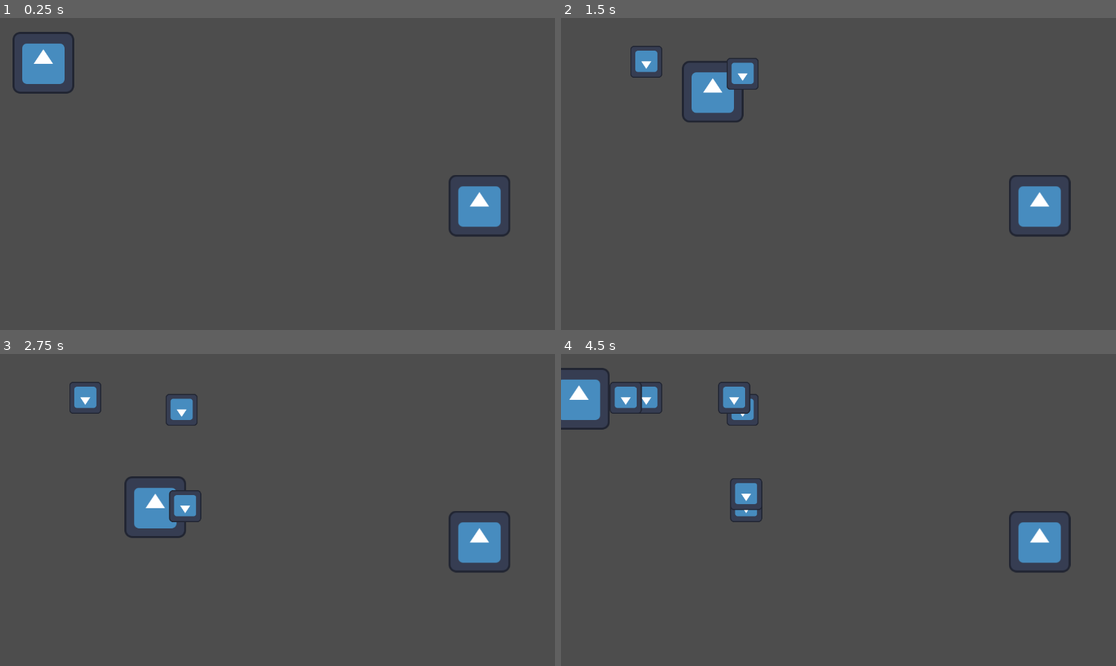
Above: before the commit, frames 1-4 (two rows, left to right).
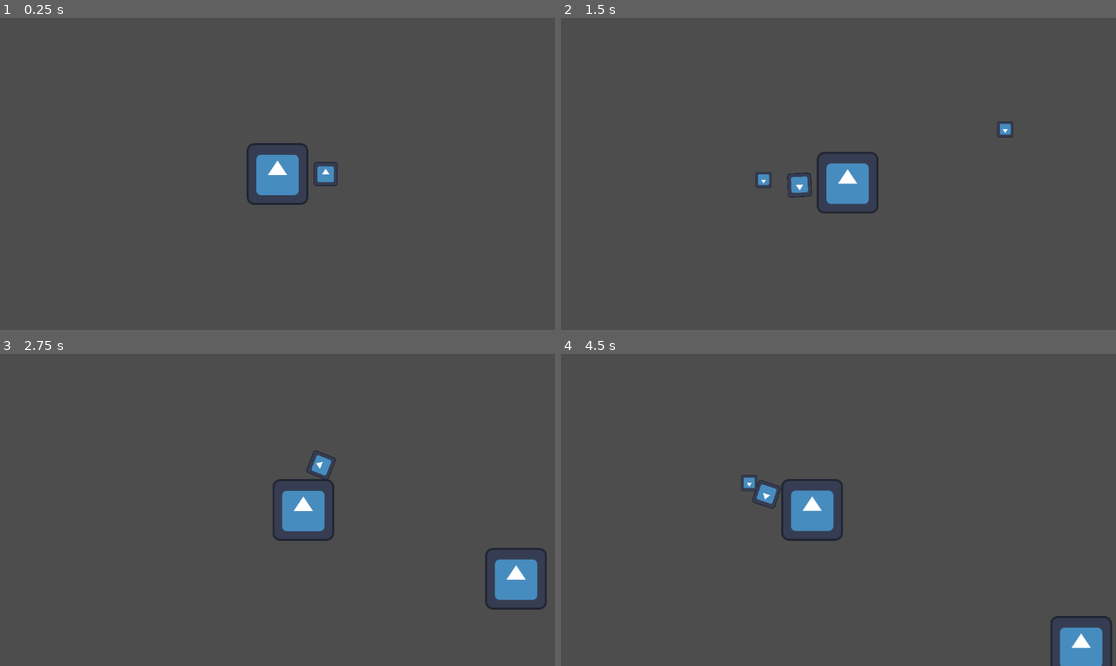
Above: after the commit, the same moments.

Repository: tad-dufort/GMTK-Jam-2025
Game: Godot game, scene res://MainScene/main_scene.tscn
Same seed, same stepped clock (60 frames per second), same inputs: the game is played once before the commit and once after it. Before the commit the project has no main scene; this scene is started directly in both runs. The engine's default icon, where the game draws it, is replaced by a stand-in: a white triangle on a blue panel in a dark square.
Inputs (mouse positions are in pixels of both pictures, inside the frame that each line leads up to):
- Up to frame 1 (0.25 s): no input
- Up to frame 2 (1.5 s): tap Enter at 0.5 s; move the mouse to (960, 158) at 0.52 s; hold Right (ui_right) 0.53-1.28 s; click (960, 158) at 0.6 s; move the mouse to (727, 189) at 1.27 s; hold Down (ui_down) from 1.28 s (still down); click (727, 189) at 1.35 s
- Up to frame 3 (2.75 s): move the mouse to (333, 441) at 2.02 s; release Down (ui_down) at 2.03 s; hold Right (ui_right) from 2.03 s (still down); click (333, 441) at 2.1 s
- Up to frame 4 (4.5 s): move the mouse to (810, 572) at 2.77 s; release Right (ui_right) at 2.78 s; hold Up (ui_up) 2.78-3.53 s; click (810, 572) at 2.85 s; move the mouse to (1005, 556) at 3.52 s; hold Left (ui_left) from 3.53 s (still down); click (1005, 556) at 3.6 s; move the mouse to (672, 463) at 4.27 s; click (672, 463) at 4.35 s

The runs differ from the first frame. In frame 1, 4.0% of the frame differs, in the area x 2-92%, y 4-71%; in frame 2, 4.9%; in frame 3, 6.2%; in frame 4, 6.7%, in the area x 0-100%, y 4-100%.

Commit message:
health, gun, camera
gun works, health works, player health also works but doesnt do anything rn.

Diff:
--- a/Enemy/Enemy.tscn
+++ b/Enemy/Enemy.tscn
@@ -17,6 +17,9 @@
 [sub_resource type="CircleShape2D" id="CircleShape2D_2hac7"]
 radius = 534.473
 
+[sub_resource type="RectangleShape2D" id="RectangleShape2D_vonkd"]
+size = Vector2(136, 130)
+
 [sub_resource type="RectangleShape2D" id="RectangleShape2D_epr5s"]
 size = Vector2(135, 131)
 
@@ -33,9 +36,16 @@
 [node name="Detection" type="CollisionShape2D" parent="DetectionArea"]
 shape = SubResource("CircleShape2D_2hac7")
 
+[node name="HurtboxArea" type="Area2D" parent="." groups=["Enemy"]]
+
+[node name="Hurtbox" type="CollisionShape2D" parent="HurtboxArea" groups=["Enemy"]]
+position = Vector2(1, -2)
+shape = SubResource("RectangleShape2D_vonkd")
+
 [node name="Hitbox" type="CollisionShape2D" parent="."]
 position = Vector2(0.5, -1.5)
 shape = SubResource("RectangleShape2D_epr5s")
 
 [connection signal="body_entered" from="DetectionArea" to="." method="_on_detection_area_body_entered"]
 [connection signal="body_exited" from="DetectionArea" to="." method="_on_detection_area_body_exited"]
+[connection signal="area_entered" from="HurtboxArea" to="." method="_on_hurtbox_area_area_entered"]
--- a/Enemy/enemy.gd
+++ b/Enemy/enemy.gd
@@ -1,6 +1,7 @@
 extends CharacterBody2D
 
 @export var target = CharacterBody2D
+var health = 2
 
 
 func _physics_process(delta:float):
@@ -9,6 +10,8 @@
 		velocity = global_position.direction_to($NavigationAgent2D.get_next_path_position()) * 100
 		move_and_slide()
 
+	if health <= 0:
+		queue_free()
 
 
 func _on_detection_area_body_entered(body: CharacterBody2D):
@@ -17,3 +20,8 @@
 
 func _on_detection_area_body_exited(body: Node2D) -> void:
 	target = null
+
+
+func _on_hurtbox_area_area_entered(area: Area2D) -> void:
+	if area.is_in_group("Bullet"):
+		health -= 1
--- /dev/null
+++ b/MainScene/area_2d.gd
@@ -0,0 +1,8 @@
+extends Area2D
+
+
+
+
+
+func _on_body_entered(body: Node2D) -> void:
+	pass # Replace with function body.
--- /dev/null
+++ b/MainScene/collision_shape_2d.gd
@@ -0,0 +1 @@
+extends CollisionShape2D
--- a/MainScene/main_scene.tscn
+++ b/MainScene/main_scene.tscn
@@ -16,15 +16,15 @@
 [node name="NavigationArea" type="NavigationRegion2D" parent="."]
 navigation_polygon = SubResource("NavigationPolygon_r4p44")
 
-[node name="StaticBody2D" type="StaticBody2D" parent="NavigationArea"]
+[node name="StaticBody2D" type="StaticBody2D" parent="NavigationArea" groups=["Walls"]]
 
-[node name="CollisionShape2D" type="CollisionShape2D" parent="NavigationArea/StaticBody2D"]
+[node name="CollisionShape2D" type="CollisionShape2D" parent="NavigationArea/StaticBody2D" groups=["Walls"]]
 position = Vector2(448, 369)
 shape = SubResource("RectangleShape2D_qjv46")
 
+[node name="Player" parent="." instance=ExtResource("2_25u3m")]
+position = Vector2(102, 123)
+
 [node name="Enemy" parent="." node_paths=PackedStringArray("target") instance=ExtResource("1_qjv46")]
-position = Vector2(994, 390)
+position = Vector2(1012, 319)
 target = NodePath("../Player")
-
-[node name="Player" parent="." instance=ExtResource("2_25u3m")]
-position = Vector2(90, 93)
--- a/Player/bullet.gd
+++ b/Player/bullet.gd
@@ -1 +1,16 @@
-extends CharacterBody2D
+extends RigidBody2D
+
+var speed = 500
+func launch(MoveDirection: Vector2):
+	linear_velocity = MoveDirection * speed
+
+
+func _on_hitbox_area_body_entered(body: Node2D) -> void:
+	if body.is_in_group("Walls"):
+		queue_free()
+
+
+
+func _on_hitbox_area_area_entered(area: Area2D) -> void:
+	if area.is_in_group("Enemy"):
+		queue_free()
--- a/Player/bullet.tscn
+++ b/Player/bullet.tscn
@@ -17,16 +17,20 @@
 [sub_resource type="CircleShape2D" id="CircleShape2D_d7yj7"]
 radius = 17.0
 
-[node name="CharacterBody2D" type="CharacterBody2D"]
-scale = Vector2(2.6, 2.6)
+[node name="bullet" type="RigidBody2D"]
+gravity_scale = 0.0
 script = ExtResource("1_tqmay")
 
 [node name="BulletAnim" type="AnimatedSprite2D" parent="."]
 rotation = 3.14159
-scale = Vector2(0.2, 0.2)
+scale = Vector2(0.26, 0.26)
 sprite_frames = SubResource("SpriteFrames_tqmay")
 
-[node name="HitboxArea" type="Area2D" parent="."]
+[node name="HitboxArea" type="Area2D" parent="." groups=["Bullet"]]
+scale = Vector2(1.3, 1.3)
 
-[node name="Hitbox" type="CollisionShape2D" parent="HitboxArea"]
+[node name="Hitbox" type="CollisionShape2D" parent="HitboxArea" groups=["Bullet"]]
 shape = SubResource("CircleShape2D_d7yj7")
+
+[connection signal="area_entered" from="HitboxArea" to="." method="_on_hitbox_area_area_entered"]
+[connection signal="body_entered" from="HitboxArea" to="." method="_on_hitbox_area_body_entered"]
--- /dev/null
+++ b/Player/gun.gd
@@ -0,0 +1,8 @@
+extends Node2D
+
+@export var default = Vector2.RIGHT
+
+func _process(delta: float) -> void:
+	var cursor = get_global_mouse_position()
+	var angle = global_position.angle_to_point(cursor)
+	rotation = angle
--- a/Player/player.gd
+++ b/Player/player.gd
@@ -1,6 +1,6 @@
 extends CharacterBody2D
-var bullet = load("res://Player/bullet.tscn")
-var scene = bullet.instantiate()
+
+var health = 5
 
 func _physics_process(delta):
 	var input_vector = Vector2.ZERO
@@ -11,13 +11,16 @@
 	velocity = input_vector * 300
 	move_and_slide()
 
+	#if health <= 0:
 
 
-	if Input.is_action_just_pressed("shoot"):
-		shoot()
+
+func _on_hurtbox_area_area_entered(area: Area2D) -> void:
+	if area.is_in_group("Enemy") and $Invincibility.is_stopped():
+		health -= 1
+		$Invincibility.start()
+		print_debug(health)
 
 
-func shoot():
-	var scene = bullet.instantiate()
-	get_tree().root.add_child(scene)
-	scene.global_position = $Marker2D.global_position
+func _on_area_2d_area_entered(area: Area2D) -> void:
+	pass # Replace with function body.
--- a/Player/player.tscn
+++ b/Player/player.tscn
@@ -1,7 +1,9 @@
-[gd_scene load_steps=6 format=3 uid="uid://b7cmflembhjq7"]
+[gd_scene load_steps=9 format=3 uid="uid://b7cmflembhjq7"]
 
 [ext_resource type="Script" uid="uid://1x7gt1tj08a2" path="res://Player/player.gd" id="1_q3lat"]
 [ext_resource type="Texture2D" uid="uid://bjah2cj1p0aq2" path="res://Art/icon.svg" id="2_tok1r"]
+[ext_resource type="Script" uid="uid://bhgdymvlpblj0" path="res://Player/gun.gd" id="3_tok1r"]
+[ext_resource type="Script" uid="uid://cgb62omxq8nay" path="res://Player/shoot.gd" id="4_ddoul"]
 
 [sub_resource type="RectangleShape2D" id="RectangleShape2D_sweqy"]
 size = Vector2(130, 132)
@@ -20,6 +22,17 @@
 [sub_resource type="RectangleShape2D" id="RectangleShape2D_hqtel"]
 size = Vector2(129, 132)
 
+[sub_resource type="SpriteFrames" id="SpriteFrames_ddoul"]
+animations = [{
+"frames": [{
+"duration": 1.0,
+"texture": ExtResource("2_tok1r")
+}],
+"loop": true,
+"name": &"default",
+"speed": 5.0
+}]
+
 [node name="Player" type="CharacterBody2D"]
 script = ExtResource("1_q3lat")
 
@@ -33,8 +46,29 @@
 [node name="HurtboxArea" type="Area2D" parent="." groups=["Player"]]
 
 [node name="Hurtbox" type="CollisionShape2D" parent="HurtboxArea" groups=["Player"]]
-position = Vector2(0.5, -1)
+position = Vector2(0.5, 0)
 shape = SubResource("RectangleShape2D_hqtel")
 
-[node name="Marker2D" type="Marker2D" parent="."]
-position = Vector2(62, -2)
+[node name="GunAnchor" type="Node2D" parent="."]
+script = ExtResource("3_tok1r")
+
+[node name="Shoot" type="Node2D" parent="GunAnchor"]
+position = Vector2(125, 0)
+script = ExtResource("4_ddoul")
+
+[node name="GunSprite" type="AnimatedSprite2D" parent="GunAnchor/Shoot"]
+position = Vector2(-25, 0)
+scale = Vector2(0.390625, 0.390625)
+sprite_frames = SubResource("SpriteFrames_ddoul")
+
+[node name="Reload" type="Timer" parent="GunAnchor/Shoot"]
+wait_time = 0.5
+one_shot = true
+
+[node name="Invincibility" type="Timer" parent="."]
+one_shot = true
+
+[node name="Camera2D" type="Camera2D" parent="."]
+position_smoothing_enabled = true
+
+[connection signal="area_entered" from="HurtboxArea" to="." method="_on_hurtbox_area_area_entered"]
--- /dev/null
+++ b/Player/shoot.gd
@@ -0,0 +1,18 @@
+extends Node2D
+
+var bullet = load("res://Player/bullet.tscn")
+var scene = bullet.instantiate()
+var default = Vector2.RIGHT
+
+
+func _process(delta: float) -> void:
+	if Input.is_action_just_pressed("shoot") and $Reload.is_stopped():
+		shoot()
+		$Reload.start()
+
+func shoot():
+	var projectile = bullet.instantiate()
+	get_tree().root.add_child(projectile)
+	projectile.global_position = global_position
+	var LaunchDirection = default.rotated(global_rotation)
+	projectile.launch(LaunchDirection)
--- a/project.godot
+++ b/project.godot
@@ -11,6 +11,7 @@
 [application]
 
 config/name="GMTK Game Jam 2025"
+run/main_scene="uid://drwlta6k12k0s"
 config/features=PackedStringArray("4.4", "Forward Plus")
 config/icon="res://Art/icon.svg"
 
@@ -21,6 +22,9 @@
 [global_group]
 
 Player=""
+Enemy=""
+Walls=""
+Bullet=""
 
 [input]
 
Not shown: 1 places in Enemy/Enemy.tscn that only renumber resources
Not shown, added: MainScene/area_2d.gd.uid
Not shown, added: MainScene/collision_shape_2d.gd.uid
Not shown, added: Player/gun.gd.uid
Not shown, added: Player/shoot.gd.uid
